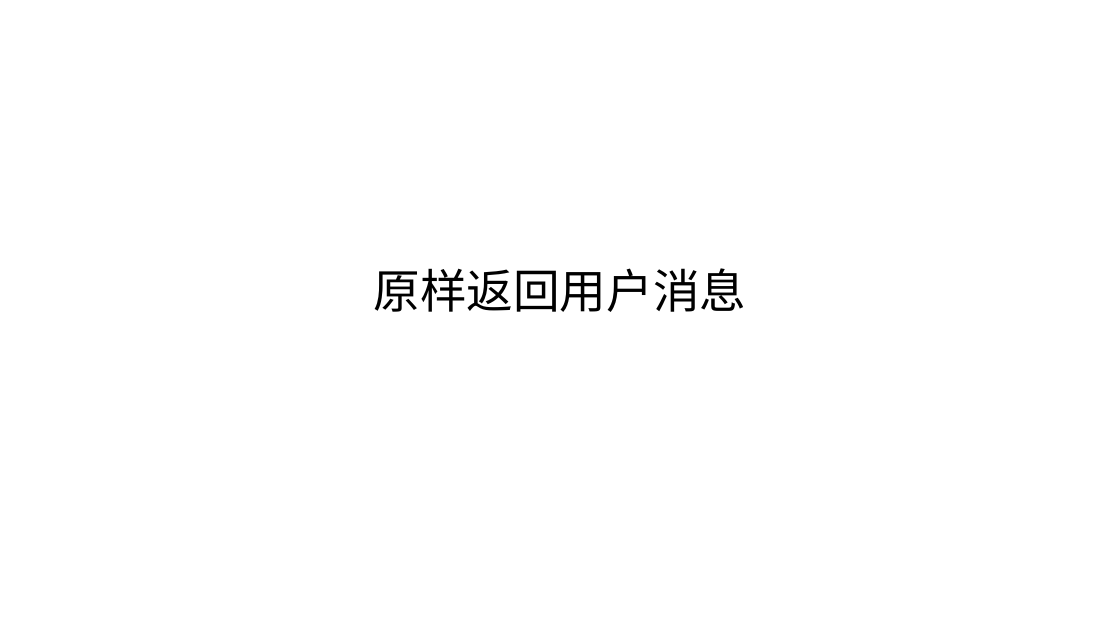
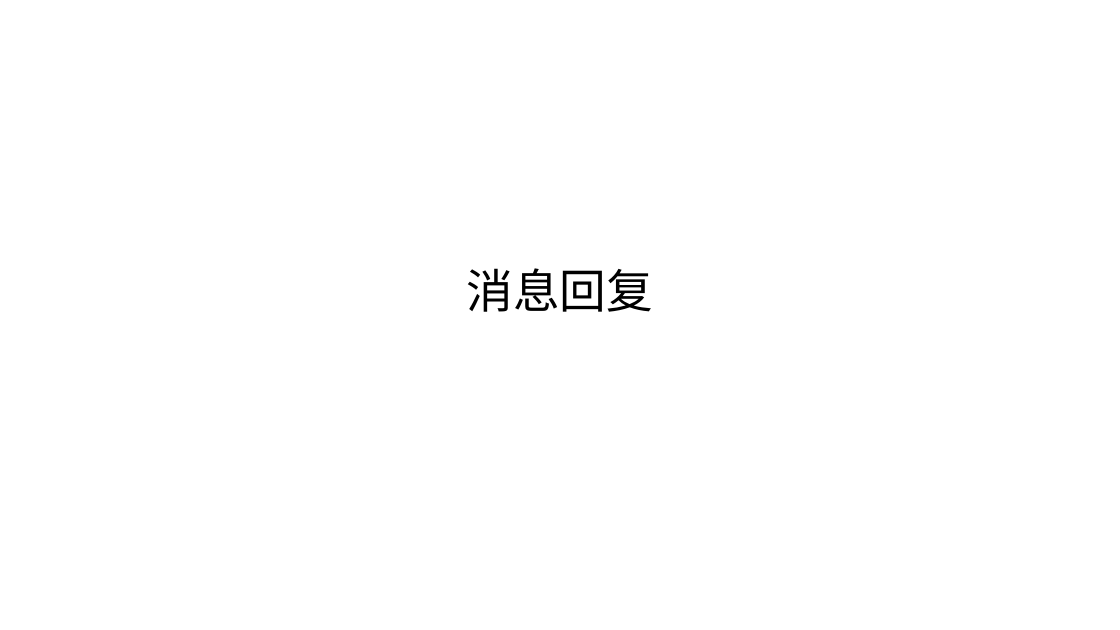
Before and after one commit to edu2act/course-wechat-and-miniprogram, a slide deck: slide 1 of ch02/原样返回消息.pptx. Drawn at 1120x630 pixels with LibreOffice and Linux fonts; fonts in the diff are those of the drawing. Boxes give left, top, right and bottom in pixels: in the first picture for what was removed or moved away, otherwise in the second. Text is boxed around its words. In the diff, an @@ line names an element or a change of style, - is before the commit and + after.

```diff
--- a/ch02/原样返回消息.pptx
+++ b/ch02/原样返回消息.pptx
@@ title at [467, 268, 654, 312]: text changed @@
-原样返回用户消息
+消息回复
```
Also in this commit, not shown: 1 slide added, 2 other files.
